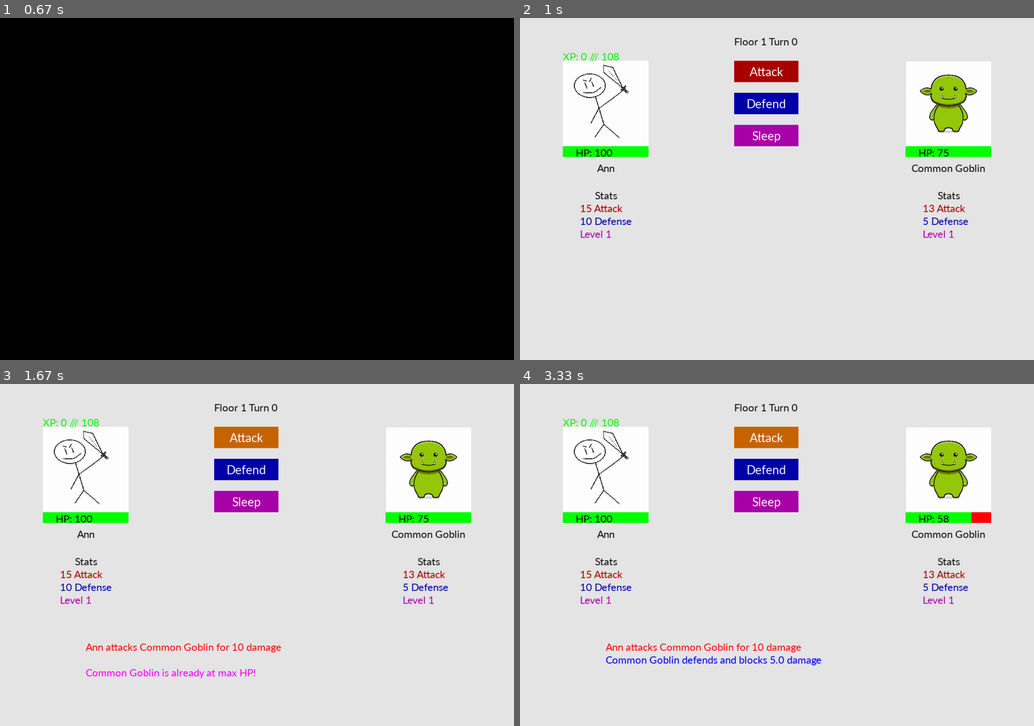
Above: before the commit, frames 1-4 (two rows, left to right).
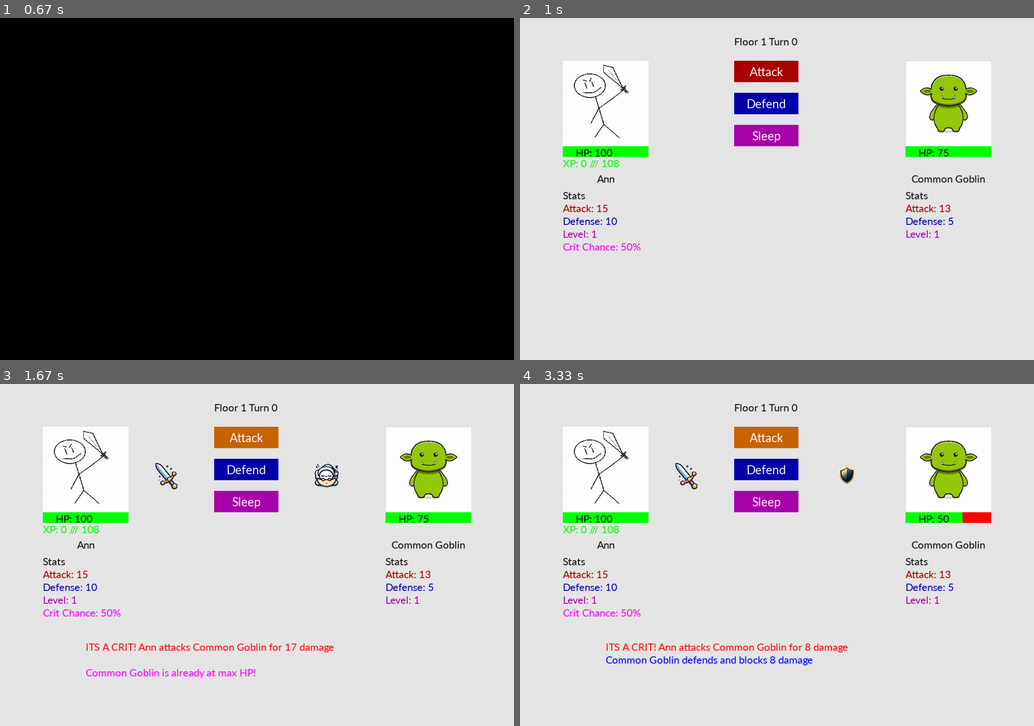
Above: after the commit, the same moments.

Repository: Krybto1/EBBS
Game: pygame game, started from pygame/pygame_ver.py
Two runs of this game, one before a commit and one after it. Both use one fixed random seed, a clock stepped at 60 frames per second and the inputs below.
Inputs (mouse positions are in pixels of both pictures, inside the frame that each line leads up to):
- Up to frame 1 (0.67 s): type "Ann (at the terminal prompt)" at 0 s; click (236, 202) at 0.38 s
- Up to frame 2 (1 s): no input
- Up to frame 3 (1.67 s): click "Attack" at 1.35 s
- Up to frame 4 (3.33 s): click "Attack" at 1.95 s; move the mouse to (787, 438) at 2.37 s; click (787, 438) at 2.72 s

Frame 1 is identical in both runs. In frame 2, 1.7% of the frame differs, in the area x 8-91%, y 10-68%; in frame 3, 2.7%; in frame 4, 2.8%, in the area x 8-91%, y 10-83%.

Commit message:
Added: Crits & Crit Chance, Visuals for Atk, Def, Sleep Fixed: -Atk bug

Diff:
--- a/boss.py
+++ b/boss.py
@@ -63,13 +63,14 @@
         pygame.draw.rect(screen, (0, 255, 0), (x, y, hp_width, height))
 
 class Knight:
-    def __init__(self, name, hp, atk, defense, level, xp):
+    def __init__(self, name, hp, atk, defense, level, xp, crit_chance):
         self.name = name
         self.hp = hp
         self.atk = atk
         self.defense = defense
         self.level = level
         self.xp = xp
+        self.crit_chance = crit_chance
 
     def get_name(self):
         return self.name
@@ -101,6 +102,12 @@
     def set_xp(self, xp):
         self.xp = xp
 
+    def get_crit_chance(self):
+        return self.crit_chance
+
+    def set_crit_chance(self, crit_chance):
+        self.crit_chance = crit_chance
+
     def level_up(self):
         self.level += 1
         self.hp = int(100 + ((40 * self.level) ** 1.1))
--- a/pygame/pygame_ver.py
+++ b/pygame/pygame_ver.py
@@ -9,7 +9,7 @@
 
 
 CharName = input("Enter your character name: ")
-Knight1 = Knight(CharName, 100, 15, 10, 1, 0)
+Knight1 = Knight(CharName, 100, 15, 10, 1, 0, 50)
 Boss1 = Boss(f"{misc2.rarity_tiers[0]} {'Goblin'}", 75, 13, 5, 1)
 
 def main():
@@ -27,6 +27,12 @@
     font_loader = "C:/Windows/Fonts/Calibri.ttf"
     Boss_Choices = ("Attack", "Defend", "Sleep")
     img_enemy = pygame.image.load("img/Goblin_Test.jpg")
+    img_sword = pygame.image.load("img/Sword_Icon.png")
+    img_sword = pygame.transform.scale(img_sword, (75, 75))
+    img_shield = pygame.image.load("img/Shield_Icon.png")
+    img_shield = pygame.transform.scale(img_shield, (75, 75))
+    img_sleep = pygame.image.load("img/Sleep_Icon.png")
+    img_sleep = pygame.transform.scale(img_sleep, (75, 75))
 
     font = pygame.font.Font(font_loader, 27)
     Atk_Button = misc2.Button(500, 100, 150, 50, "Attack", (170, 0, 0), (200, 100, 0))
@@ -34,13 +40,14 @@
     Sleep_Button = misc2.Button(500, 250, 150, 50, "Sleep", (170, 0, 170), (200, 0, 200))
 
     while running:
+        crit_rdm = random.randint(1, 100)
         boss_name = font.render(Boss1.get_name(), 1, (10, 10, 10))
-        boss_pos = boss_name.get_rect(centerx=1000, centery=350)
+        boss_pos = boss_name.get_rect(centerx=1000, centery=375)
         img_enemy = pygame.transform.scale(img_enemy, (200, 200))
         boss_heal = (Boss1.get_level() * 2) * 1.5
 
         player_name = font.render(Knight1.get_name(), 1, (10, 10, 10))
-        player_pos = player_name.get_rect(centerx=200, centery=350)
+        player_pos = player_name.get_rect(centerx=200, centery=375)
         img_player = pygame.image.load("img/Player_Img.jpg")
         img_player = pygame.transform.scale(img_player, (200, 200))
         player_heal = (Knight1.get_level() * 5) * 1.5
@@ -58,34 +65,91 @@
             if event.type == pygame.QUIT:
                 running = False
             if Atk_Button.is_clicked(event):
+                screen.blit(img_sword, (350, 175))
+                player_crit = 0
+                if crit_rdm <= Knight1.crit_chance:
+                    player_crit = True
                 if boss_choice == "Defend":
-                    screen.blit(font.render(f"{Knight1.get_name()} attacks {Boss1.get_name()} for {Knight1.get_attack() - Boss1.get_defense()} damage", 1, (255, 10, 10)), (200, 600))
-                    screen.blit(font.render(f"{Boss1.get_name()} defends and blocks {(Knight1.get_attack() - Boss1.get_defense()) / 2} damage", 1, (0, 0, 255)), (200, 630))
-                    Boss1.set_hp(Boss1.get_hp() - ((Knight1.get_attack() - Boss1.get_defense()) / 2))
+                    screen.blit(img_shield, (725, 175))
+                    if player_crit:
+                        Boss1.set_hp(int(Boss1.get_hp() - (((Knight1.get_attack() - Boss1.get_defense()) / 2) * 1.75)))
+                        screen.blit(font.render(
+                            f"ITS A CRIT! {Knight1.get_name()} attacks {Boss1.get_name()} for {int(((Knight1.get_attack() - Boss1.get_defense()) / 2) * 1.75)} damage",
+                            1, (255, 10, 10)), (200, 600))
+                        screen.blit(font.render(
+                            f"{Boss1.get_name()} defends and blocks {int(((Knight1.get_attack() - Boss1.get_defense()) / 2) * 1.75)} damage",
+                            1, (0, 0, 255)), (200, 630))
+                    else:
+                        screen.blit(font.render(
+                            f"{Knight1.get_name()} attacks {Boss1.get_name()} for {Knight1.get_attack() - Boss1.get_defense()} damage",
+                            1, (255, 10, 10)), (200, 600))
+                        screen.blit(font.render(
+                            f"{Boss1.get_name()} defends and blocks {(Knight1.get_attack() - Boss1.get_defense()) / 2} damage",
+                            1, (0, 0, 255)), (200, 630))
+                        Boss1.set_hp(Boss1.get_hp() - ((Knight1.get_attack() - Boss1.get_defense()) / 2))
                 elif boss_choice == "Attack":
-                    screen.blit(font.render(f"{Knight1.get_name()} attacks {Boss1.get_name()} for {Knight1.get_attack() - Boss1.get_defense()} damage", 1, (255, 10, 10)), (200, 600))
-                    screen.blit(font.render(f"{Boss1.get_name()} attacks {Knight1.get_name()} for {Boss1.get_attack() - Knight1.get_defense()} damage", 1, (255, 0, 0)), (200, 630))
+                    screen.blit(img_sword, (725, 175))
                     Knight1.set_hp(Knight1.get_hp() - (Boss1.get_attack() - Knight1.get_defense()))
-                    Boss1.set_hp(Boss1.get_hp() - (Knight1.get_attack() - Boss1.get_defense()))
-                else:
-                    screen.blit(font.render(f"{Knight1.get_name()} attacks {Boss1.get_name()} for {Knight1.get_attack() - Boss1.get_defense()} damage", 1, (255, 10, 10)), (200, 600))
-                    if Boss1.get_hp() == Boss1.get_max_hp():
-                        screen.blit(font.render(f"{Boss1.get_name()} is already at max HP!", 1, (255, 0, 255)), (200, 660))
+                    if player_crit:
+                        Boss1.set_hp(int(Boss1.get_hp() - ((Knight1.get_attack() - Boss1.get_defense()) * 1.75)))
+                        screen.blit(font.render(
+                            f"ITS A CRIT! {Knight1.get_name()} attacks {Boss1.get_name()} for {int((Knight1.get_attack() - Boss1.get_defense()) * 1.75)} damage",
+                            1, (255, 10, 10)), (200, 600))
+                        screen.blit(font.render(
+                            f"{Boss1.get_name()} attacks {Knight1.get_name()} for {Boss1.get_attack() - Knight1.get_defense()} damage",
+                            1, (255, 0, 0)), (200, 630))
+                    else:
+                        Knight1.set_hp(Knight1.get_hp() - (Boss1.get_attack() - Knight1.get_defense()))
                         Boss1.set_hp(Boss1.get_hp() - (Knight1.get_attack() - Boss1.get_defense()))
-                    elif Boss1.get_hp() + boss_heal > Boss1.get_max_hp():
-                        Boss1.set_hp(Boss1.get_max_hp())
-                        screen.blit(font.render(f"{Boss1.get_name()} sleeps but is almost at max HP!"
-                                                f"Only healed for {(Boss1.get_hp() + boss_heal) - Boss1.get_max_hp() }", 1, (255, 0, 255)), (200, 660))
-                        Boss1.set_hp(Boss1.get_hp() - (Knight1.get_attack() - Boss1.get_defense()))
-                    else:
-                        Boss1.set_hp(Boss1.get_hp() + boss_heal)
-                        screen.blit(font.render(f"{Boss1.get_name()} sleeps and heals for {boss_heal} HP", 1, (255, 0, 255)), (200, 660))
-                        Boss1.set_hp(Boss1.get_hp() - (Knight1.get_attack() - Boss1.get_defense()))
+                        screen.blit(font.render(
+                            f"{Knight1.get_name()} attacks {Boss1.get_name()} for {Knight1.get_attack() - Boss1.get_defense()} damage",
+                            1, (255, 10, 10)), (200, 600))
+                        screen.blit(font.render(
+                            f"{Boss1.get_name()} attacks {Knight1.get_name()} for {Boss1.get_attack() - Knight1.get_defense()} damage",
+                            1, (255, 0, 0)), (200, 630))
+                else:
+                    screen.blit(img_sleep, (725, 175))
+                    if player_crit:
+                        screen.blit(font.render(
+                            f"ITS A CRIT! {Knight1.get_name()} attacks {Boss1.get_name()} for {int(((Knight1.get_attack() - Boss1.get_defense()) * 1.75))} damage",
+                            1, (255, 10, 10)), (200, 600))
+                        if Boss1.get_hp() == Boss1.get_max_hp():
+                            screen.blit(font.render(f"{Boss1.get_name()} is already at max HP!", 1, (255, 0, 255)),
+                                        (200, 660))
+                            Boss1.set_hp(int(Boss1.get_hp() - ((Knight1.get_attack() - Boss1.get_defense()) * 1.75)))
+                        elif Boss1.get_hp() + boss_heal > Boss1.get_max_hp():
+                            Boss1.set_hp(Boss1.get_max_hp())
+                            screen.blit(font.render(f"{Boss1.get_name()} sleeps but is almost at max HP!"
+                                                    f"Only healed for {(Boss1.get_hp() + boss_heal) - Boss1.get_max_hp()}",
+                                                    1, (255, 0, 255)), (200, 660))
+                            Boss1.set_hp(int(Boss1.get_hp() - ((Knight1.get_attack() - Boss1.get_defense()) * 1.75)))
+                        else:
+                            Boss1.set_hp(Boss1.get_hp() + boss_heal)
+                            screen.blit(font.render(f"{Boss1.get_name()} sleeps and heals for {boss_heal} HP", 1,
+                                                    (255, 0, 255)), (200, 660))
+                            Boss1.set_hp(int(Boss1.get_hp() - ((Knight1.get_attack() - Boss1.get_defense()) * 1.75)))
+                    else:
+                        screen.blit(font.render(f"{Knight1.get_name()} attacks {Boss1.get_name()} for {Knight1.get_attack() - Boss1.get_defense()} damage", 1, (255, 10, 10)), (200, 600))
+                        if Boss1.get_hp() == Boss1.get_max_hp():
+                            screen.blit(font.render(f"{Boss1.get_name()} is already at max HP!", 1, (255, 0, 255)), (200, 660))
+                            Boss1.set_hp(Boss1.get_hp() - (Knight1.get_attack() - Boss1.get_defense()))
+                        elif Boss1.get_hp() + boss_heal > Boss1.get_max_hp():
+                            Boss1.set_hp(Boss1.get_max_hp())
+                            screen.blit(font.render(f"{Boss1.get_name()} sleeps but is almost at max HP!"
+                                                    f"Only healed for {(Boss1.get_hp() + boss_heal) - Boss1.get_max_hp() }", 1, (255, 0, 255)), (200, 660))
+                            Boss1.set_hp(Boss1.get_hp() - (Knight1.get_attack() - Boss1.get_defense()))
+                        else:
+                            Boss1.set_hp(Boss1.get_hp() + boss_heal)
+                            screen.blit(font.render(f"{Boss1.get_name()} sleeps and heals for {boss_heal} HP", 1, (255, 0, 255)), (200, 660))
+                            Boss1.set_hp(Boss1.get_hp() - (Knight1.get_attack() - Boss1.get_defense()))
 
             if Def_Button.is_clicked(event):
+                screen.blit(img_shield, (350, 175))
                 if boss_choice == "Defend":
+                    screen.blit(img_shield, (725, 175))
                     screen.blit(font.render(f"{Knight1.get_name()} and {Boss1.get_name()} both defend", 1, (0, 0, 255)), (200, 600))
                 elif boss_choice == "Sleep":
+                    screen.blit(img_sleep, (725, 175))
                     screen.blit(font.render(f"{Knight1.get_name()} defends but there is no damage to block", 1, (0, 0, 255)), (200, 600))
                     screen.blit(font.render(f"{Boss1.get_name()} is sleeping", 1, (0, 0, 255)), (200, 630))
                     boss_heal = (Boss1.get_level() * 2) * 1.5
@@ -100,11 +164,13 @@
                         screen.blit(font.render(f"{Boss1.get_name()} sleeps and heals for {boss_heal} HP", 1, (255, 0, 255)), (200, 660))
 
                 else:
+                    screen.blit(img_sword, (725, 175))
                     screen.blit(font.render(f"{Knight1.get_name()} defends and blocks {(Boss1.get_attack() - Knight1.get_defense()) / 2} damage", 1, (0, 0, 255)), (200, 600))
                     screen.blit(font.render(f"{Boss1.get_name()} attacks {Knight1.get_name()} for {(Boss1.get_attack() - Knight1.get_defense())} damage", 1, (255, 0, 0)), (200, 630))
                     Knight1.set_hp(Knight1.get_hp() - ((Boss1.get_attack() - Knight1.get_defense()) / 2))
 
             if Sleep_Button.is_clicked(event):
+                screen.blit(img_sleep, (350, 175))
                 if Knight1.get_hp() == Knight1.get_max_hp():
                     screen.blit(font.render(f"{Knight1.get_name()} is already at max HP!", 1, (255, 0, 255)), (200, 600))
                 elif Knight1.get_hp() + player_heal > Knight1.get_max_hp():
@@ -115,11 +181,14 @@
                     screen.blit(font.render(f"{Knight1.get_name()} sleeps and heals for {player_heal} HP", 1, (255, 0, 255)), (200, 600))
                     Knight1.set_hp(Knight1.get_hp() + player_heal)
                 if boss_choice == "Defend":
+                    screen.blit(img_shield, (725, 175))
                     screen.blit(font.render(f"{Boss1.get_name()} defends but there is no damage to block", 1, (0, 0, 255)), (200, 660))
                 elif boss_choice == "Attack":
+                    screen.blit(img_sword, (725, 175))
                     screen.blit(font.render(f"{Boss1.get_name()} attacks {Knight1.get_name()} for {Boss1.get_attack() - Knight1.get_defense()} damage", 1, (255, 0, 0)), (200, 660))
                     Knight1.set_hp(Knight1.get_hp() - (Boss1.get_attack() - Knight1.get_defense()))
                 else:
+                    screen.blit(img_sleep, (725, 175))
                     if Boss1.get_hp() == Boss1.get_max_hp():
                         screen.blit(font.render(f"{Boss1.get_name()} is already at max HP!", 1, (255, 0, 255)),
                                     (200, 660))
@@ -144,19 +213,20 @@
         screen.blit(img_enemy, (900, 100))
         Boss1.draw_hp_bar(screen, 900, 300, 200, 25)
         screen.blit(font.render(f"HP: {max(int(Boss1.get_hp()), 0)}", 1, (10, 10, 10)), (930, 300))
-        screen.blit(font.render(f"Stats", 1, (10, 10, 10)), (975, 400))
-        screen.blit(font.render(f"{int(Boss1.get_attack())} Attack", 1, (170, 0, 0)), (940, 430))
-        screen.blit(font.render(f"{int(Boss1.get_defense())} Defense", 1, (0, 0, 170)), (940, 460))
-        screen.blit(font.render(f"Level {Boss1.get_level()}", 1, (170, 0, 170)), (940, 490))
+        screen.blit(font.render(f"Stats", 1, (10, 10, 10)), (900, 400))
+        screen.blit(font.render(f"Attack: {int(Boss1.get_attack())}", 1, (170, 0, 0)), (900, 430))
+        screen.blit(font.render(f"Defense: {int(Boss1.get_defense())}", 1, (0, 0, 170)), (900, 460))
+        screen.blit(font.render(f"Level: {Boss1.get_level()}", 1, (170, 0, 170)), (900, 490))
 
         screen.blit(player_name, player_pos)
         Knight1.draw_hp_bar(screen, 100, 300, 200, 25)
         screen.blit(font.render(f"HP: {max(int(Knight1.get_hp()), 0)}", 1, (10, 10, 10)), (130, 300))
-        screen.blit(font.render(f"XP: {XP_check2} /// {Player_XP_Thr}", 1, (0, 255, 0)), (100, 75))
-        screen.blit(font.render(f"Stats", 1, (10, 10, 10)), (175, 400))
-        screen.blit(font.render(f"{int(Knight1.get_attack())} Attack", 1, (170, 0, 0)), (140, 430))
-        screen.blit(font.render(f"{int(Knight1.get_defense())} Defense", 1, (0, 0, 170)), (140, 460))
-        screen.blit(font.render(f"Level {Knight1.get_level()}", 1, (170, 0, 170)), (140, 490))
+        screen.blit(font.render(f"XP: {XP_check2} /// {Player_XP_Thr}", 1, (0, 255, 0)), (100, 325))
+        screen.blit(font.render(f"Stats", 1, (10, 10, 10)), (100, 400))
+        screen.blit(font.render(f"Attack: {int(Knight1.get_attack())}", 1, (170, 0, 0)), (100, 430))
+        screen.blit(font.render(f"Defense: {int(Knight1.get_defense())}", 1, (0, 0, 170)), (100, 460))
+        screen.blit(font.render(f"Level: {Knight1.get_level()}", 1, (170, 0, 170)), (100, 490))
+        screen.blit(font.render(f"Crit Chance: {Knight1.get_crit_chance()}%", 1, (255, 0, 255)), (100, 520))
         screen.blit(img_player, (100, 100))
 
         Atk_Button.draw(screen)
Not shown, changed: Ideas
Binary file added: pygame/img/Shield_Icon.png
Binary file added: pygame/img/Sleep_Icon.png
Binary file added: pygame/img/Sword_Icon.png
